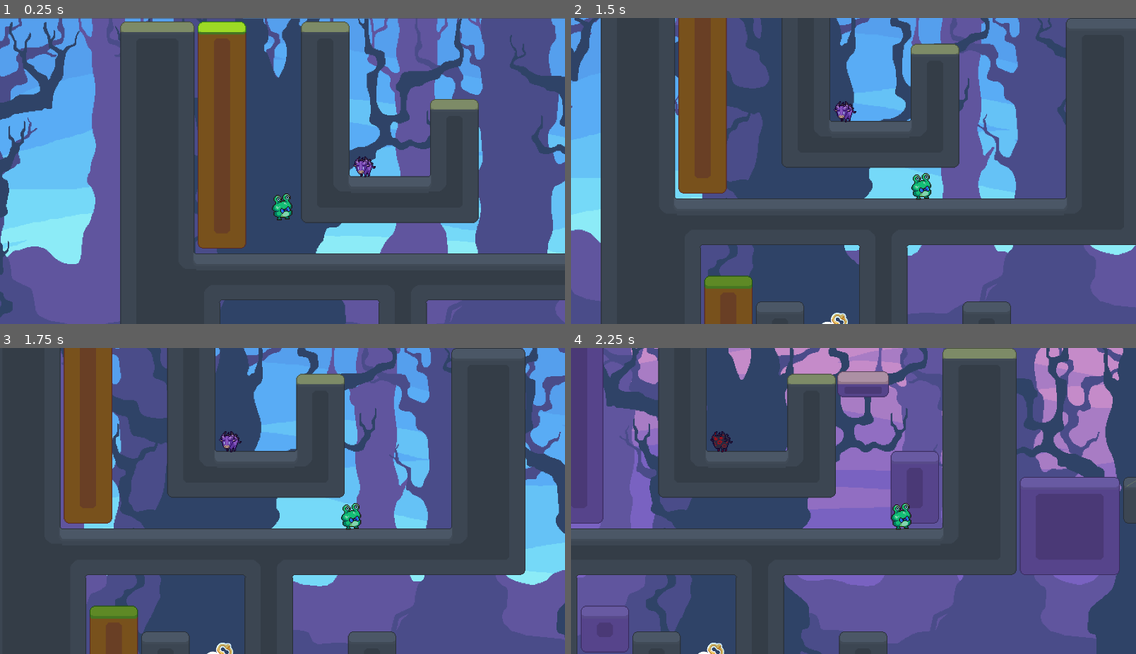
Above: before the commit, frames 1-4 (two rows, left to right).
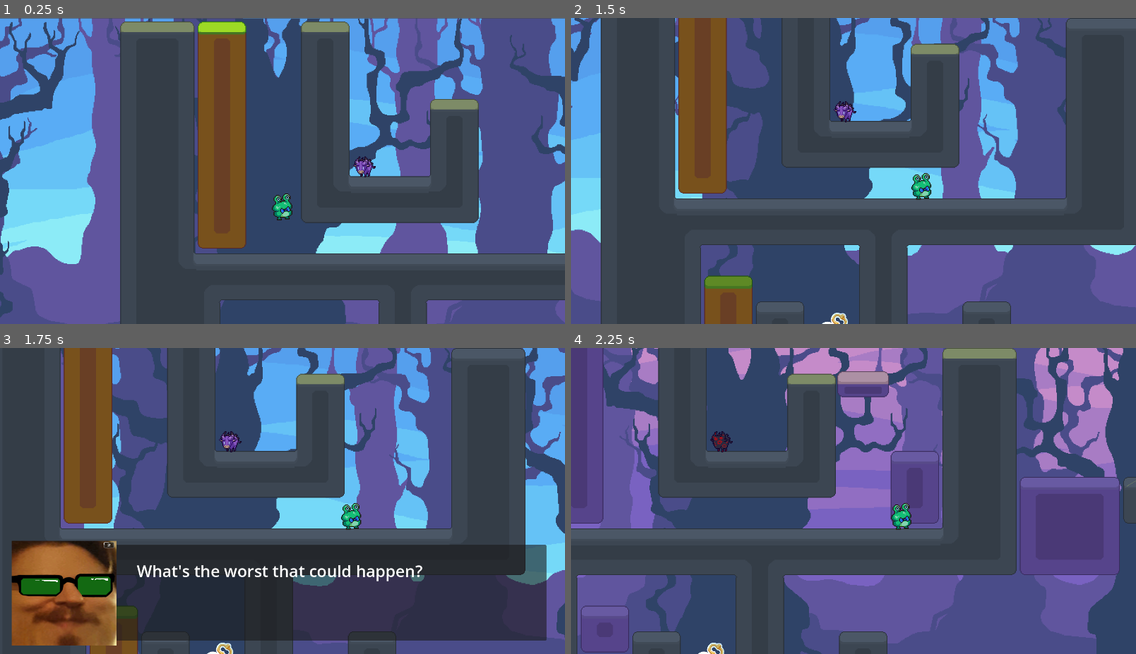
Above: after the commit, the same moments.

Repository: tjjoris/DEP_GoedWareJam
Game: Godot game, scene res://levels/level_jacob.tscn
The game is run twice, just before and just after one commit, with the same random seed, the same clock (stepped at 60 frames per second) and the same inputs. The engine's default icon, where the game draws it, is replaced by a stand-in: a white triangle on a blue panel in a dark square.
Inputs (mouse positions are in pixels of both pictures, inside the frame that each line leads up to):
- Up to frame 1 (0.25 s): no input
- Up to frame 2 (1.5 s): tap Enter at 0.5 s; move the mouse to (977, 155) at 0.52 s; hold E (phase_shift) 0.53-1.28 s; hold D (right) from 0.53 s (still down); click (977, 155) at 0.67 s; tap Space (jump) at 0.77 s; move the mouse to (740, 186) at 1.27 s; tap E (phase_shift) at 1.35 s; click (740, 186) at 1.42 s
- Up to frame 3 (1.75 s): keep holding D (right); tap Space (jump) at 1.52 s
- Up to frame 4 (2.25 s): move the mouse to (910, 433) at 2.02 s; release D (right) at 2.03 s; hold A (left) from 2.03 s (still down); hold E (phase_shift) from 2.03 s (still down); click (910, 433) at 2.17 s

Frames 1-2 are identical in both runs. In frame 3, 30% of the frame differs, in the area x 2-97%, y 62-98%; in frame 4, nothing differs.

Commit message:
dialogue test

Diff:
--- a/Dialogue/dialogue_session.gd
+++ b/Dialogue/dialogue_session.gd
@@ -8,7 +8,7 @@
 var instance_index:int = 0
 
 func _input(event):
-	if (event is InputEventMouseButton and event.pressed) or (event is InputEventKey and event.pressed):
+	if Input.is_action_just_pressed("phase_shift"):
 		continue_dialogue()
 
 
@@ -52,3 +52,8 @@
 	get_parent().visible = false
 	if repeatable:
 		can_start_session = true
+
+
+func _on_area_2d_body_entered(body: Node2D) -> void:
+	start_dialogue()
+	pass # Replace with function body.
--- a/levels/level_jacob.tscn
+++ b/levels/level_jacob.tscn
@@ -1,19 +1,23 @@
-[gd_scene load_steps=11 format=3 uid="uid://b45xw2ktcra6w"]
+[gd_scene load_steps=13 format=3 uid="uid://b45xw2ktcra6w"]
 
 [ext_resource type="PackedScene" uid="uid://b4o3d6g8vi3xw" path="res://levels/_level_blueprint.tscn" id="1_widja"]
 [ext_resource type="Texture2D" uid="uid://8i1xxomassgd" path="res://levels/background/shadowworld/background_shadowworld_0.png" id="2_pcm14"]
 [ext_resource type="Texture2D" uid="uid://dxkdd8ka8ja5j" path="res://levels/sprites/skyKey.png" id="3_7udai"]
-[ext_resource type="PackedScene" uid="uid://b5mkvrjb3e5c5" path="res://entity/enemy/babi.tscn" id="4_21on3"]
+[ext_resource type="PackedScene" path="res://entity/enemy/babi.tscn" id="4_21on3"]
 [ext_resource type="Script" path="res://levels/SkyKey.gd" id="4_jmm64"]
 [ext_resource type="Texture2D" uid="uid://du2vc2p13v70m" path="res://levels/sprites/pointLight.png" id="4_n6e2s"]
 [ext_resource type="Texture2D" uid="uid://docbedv15d0ig" path="res://levels/sprites/HUD_Portals_timewarp_chamber.png" id="5_ck40q"]
 [ext_resource type="Script" path="res://levels/LevelExit.gd" id="7_r6iq2"]
+[ext_resource type="Texture2D" uid="uid://crd8nacs6tyri" path="res://entity/player/jacobFace_shades.png" id="9_ajqmy"]
 
 [sub_resource type="CircleShape2D" id="CircleShape2D_4yuh4"]
 radius = 444.072
 
 [sub_resource type="RectangleShape2D" id="RectangleShape2D_uqu4m"]
 size = Vector2(61.2904, 96.7742)
+
+[sub_resource type="RectangleShape2D" id="RectangleShape2D_flfp5"]
+size = Vector2(200, 200)
 
 [node name="Level_Jacob" instance=ExtResource("1_widja")]
 
@@ -104,8 +108,20 @@
 position = Vector2(1.61292, -0.00012207)
 shape = SubResource("RectangleShape2D_uqu4m")
 
+[node name="DialogueTrigger" type="Area2D" parent="." index="14"]
+position = Vector2(445, 235)
+collision_mask = 2
+
+[node name="CollisionShape2D" type="CollisionShape2D" parent="DialogueTrigger" index="0"]
+shape = SubResource("RectangleShape2D_flfp5")
+
+[node name="DialogueInstance" parent="DialogueCanvas/DialogueSession" index="0"]
+message = "What's the worst that could happen?"
+image = ExtResource("9_ajqmy")
+
 [connection signal="body_entered" from="SkyKey/Area2D" to="SkyKey" method="_on_area_2d_body_entered"]
 [connection signal="body_entered" from="HudPortalsTimewarpChamber/Area2D" to="HudPortalsTimewarpChamber" method="_on_area_2d_body_entered"]
+[connection signal="body_entered" from="DialogueTrigger" to="DialogueCanvas/DialogueSession" method="_on_area_2d_body_entered"]
 
 [editable path="Player"]
 [editable path="Player/HitBox"]
Binary file added: entity/player/jacobFace_shades.png
Not shown, added: entity/player/jacobFace_shades.png.import
